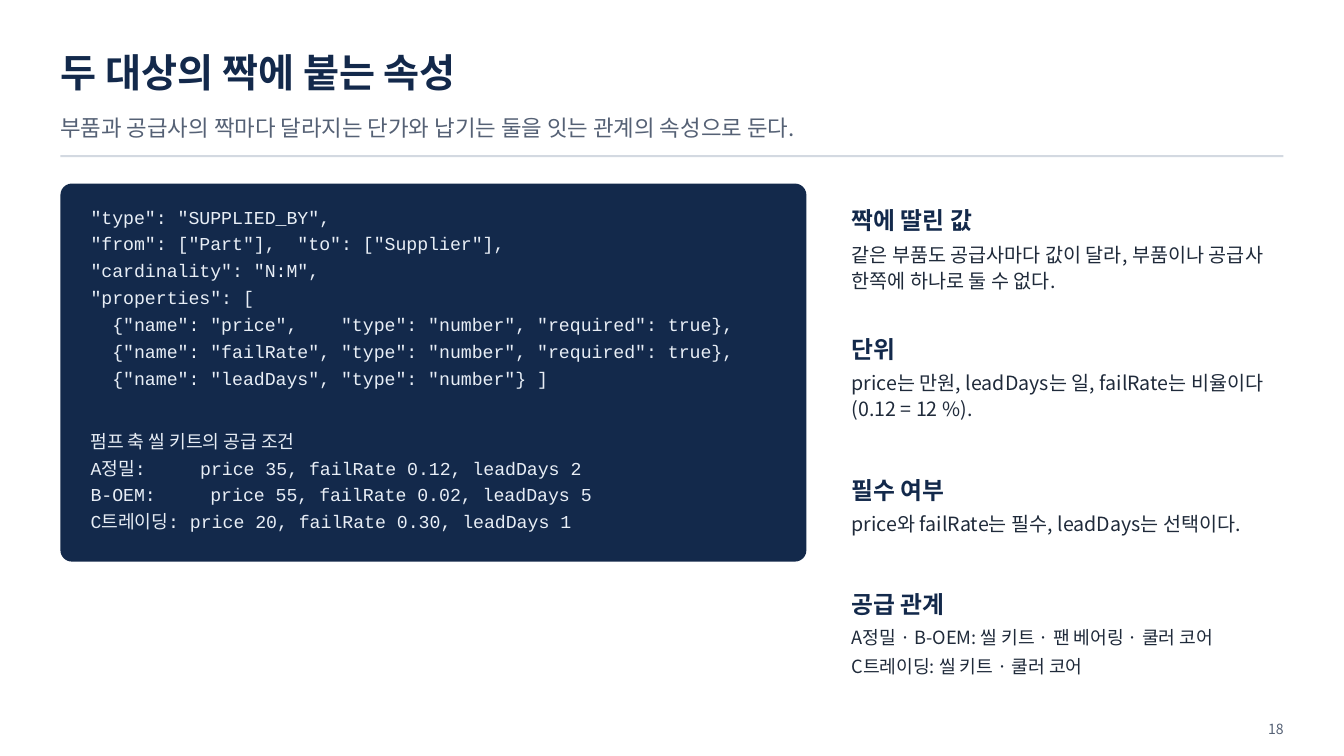
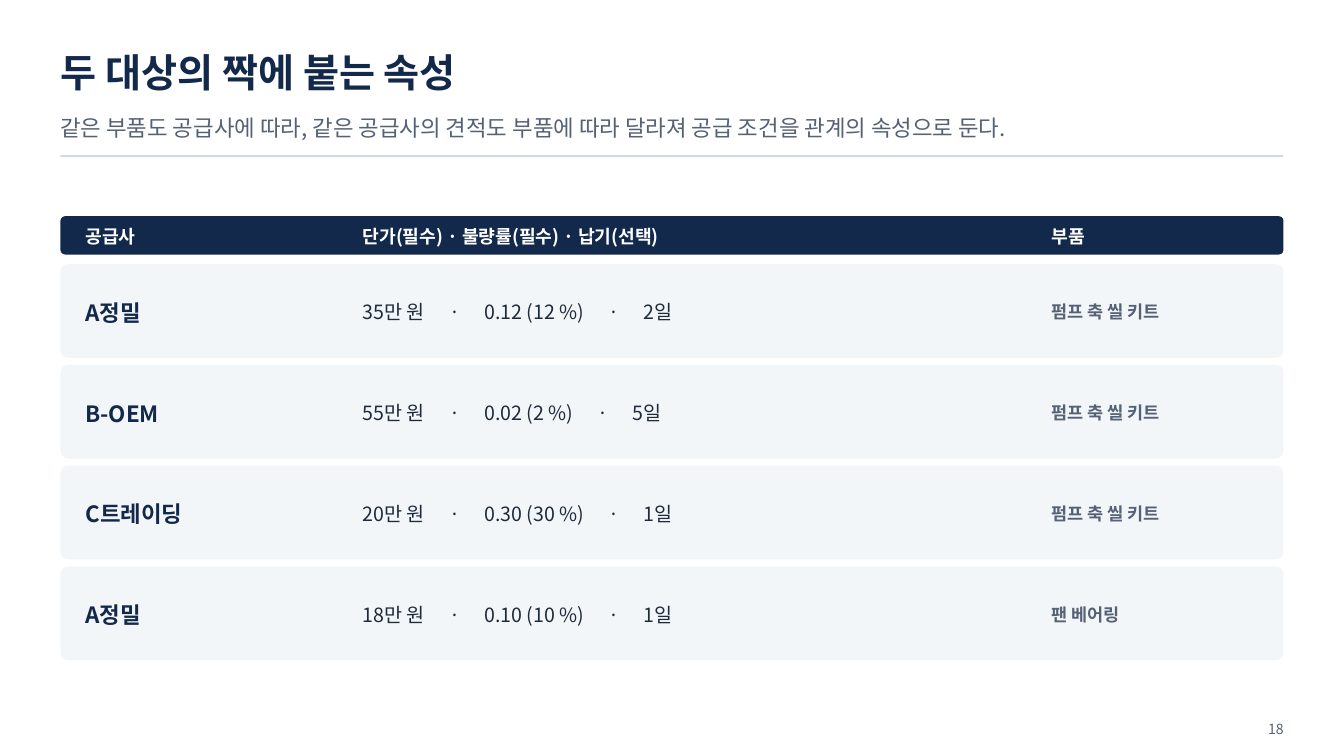
Before and after one commit to uengine-oss/hyd-iot-edu, a slide deck: slide 18 of workspace/강의제작/산출물/통합반/이론/02회차/통합반_02일차.pptx. Drawn at 1344x756 pixels with LibreOffice and Linux fonts; fonts in the diff are those of the drawing. Boxes give left, top, right and bottom in pixels: in the first picture for what was removed or moved away, otherwise in the second. Text is boxed around its words. In the diff, an @@ line names an element or a change of style, - is before the commit and + after.

Commit message:
통합 2회차에서 관계 양끝의 수와 부품·공급사별 견적을 대조한다

```diff
--- a/workspace/강의제작/산출물/통합반/이론/02회차/통합반_02일차.pptx
+++ b/workspace/강의제작/산출물/통합반/이론/02회차/통합반_02일차.pptx
@@ text at bbox=[60, 117, 1006, 140]: text changed @@
-부품과 공급사의 짝마다 달라지는 단가와 납기는 둘을 잇는 관계의 속성으로 둔다.
+같은 부품도 공급사에 따라, 같은 공급사의 견적도 부품에 따라 달라져 공급 조건을 관계의 속성으로 둔다.
@@ text removed at bbox=[852, 209, 1263, 290] @@
-짝에 딸린 값
-같은 부품도 공급사마다 값이 달라, 부품이나 공급사 한쪽에 하나로 둘 수 없다.
@@ rounded rectangle: place and size @@
-rounded rectangle at bbox=[60, 184, 807, 562]
+rounded rectangle at bbox=[60, 216, 1284, 254]
@@ rounded rectangle at bbox=[60, 216, 1284, 254]: proportions changed @@
@@ text added at bbox=[86, 227, 136, 245], 13 pt, text #FFFFFF, bold @@
+공급사
@@ text removed at bbox=[91, 211, 733, 532] @@
-"type": "SUPPLIED_BY",
-"from": ["Part"], "to": ["Supplier"],
-"cardinality": "N:M",
-"properties": [
-{"name": "price", "type": "number", "required": true},
-{"name": "failRate", "type": "number", "required": true},
-{"name": "leadDays", "type": "number"} ]
-펌프 축 씰 키트의 공급 조건
-A정밀: price 35, failRate 0.12, leadDays 2
-B-OEM: price 55, failRate 0.02, leadDays 5
-C트레이딩: price 20, failRate 0.30, leadDays 1
@@ text added at bbox=[363, 227, 659, 247], 13 pt, text #FFFFFF, bold @@
+단가(필수) · 불량률(필수) · 납기(선택)
@@ text added at bbox=[1051, 228, 1084, 245], 13 pt, text #FFFFFF, bold @@
+부품
@@ rounded rectangle added at bbox=[60, 264, 1284, 358], fill #F3F6F9 @@
@@ text added at bbox=[86, 302, 141, 323], 16 pt, text #13294B, bold @@
+A정밀
@@ text added at bbox=[363, 302, 673, 323], 14 pt, text #1F2A3A @@
+35만 원 · 0.12 (12 %) · 2일
@@ text added at bbox=[1051, 303, 1160, 320], 12.5 pt, text #556175, bold @@
+펌프 축 씰 키트
@@ text removed at bbox=[852, 338, 1263, 420] @@
-단위
-price는 만원, leadDays는 일, failRate는 비율이다(0.12 = 12 %).
@@ rounded rectangle added at bbox=[60, 365, 1284, 459], fill #F3F6F9 @@
@@ text added at bbox=[86, 405, 159, 423], 16 pt, text #13294B, bold @@
+B-OEM
@@ text added at bbox=[363, 403, 662, 424], 14 pt, text #1F2A3A @@
+55만 원 · 0.02 (2 %) · 5일
@@ text added at bbox=[1051, 404, 1160, 421], 12.5 pt, text #556175, bold @@
+펌프 축 씰 키트
@@ rounded rectangle added at bbox=[60, 466, 1284, 560], fill #F3F6F9 @@
@@ text removed at bbox=[852, 479, 1241, 536] @@
-필수 여부
-price와 failRate는 필수, leadDays는 선택이다.
@@ text added at bbox=[86, 503, 183, 524], 16 pt, text #13294B, bold @@
+C트레이딩
@@ text added at bbox=[363, 504, 673, 525], 14 pt, text #1F2A3A @@
+20만 원 · 0.30 (30 %) · 1일
@@ text added at bbox=[1051, 505, 1160, 522], 12.5 pt, text #556175, bold @@
+펌프 축 씰 키트
@@ rounded rectangle added at bbox=[60, 567, 1284, 660], fill #F3F6F9 @@
@@ text removed at bbox=[852, 593, 1213, 675] @@
-공급 관계
-A정밀 · B-OEM: 씰 키트 · 팬 베어링 · 쿨러 코어
-C트레이딩: 씰 키트 · 쿨러 코어
@@ text added at bbox=[86, 604, 141, 625], 16 pt, text #13294B, bold @@
+A정밀
@@ text added at bbox=[363, 605, 673, 626], 14 pt, text #1F2A3A @@
+18만 원 · 0.10 (10 %) · 1일
@@ text added at bbox=[1051, 606, 1119, 623], 12.5 pt, text #556175, bold @@
+팬 베어링
```
Also in this commit, not shown: 4 other slides changed, 10 other files.
